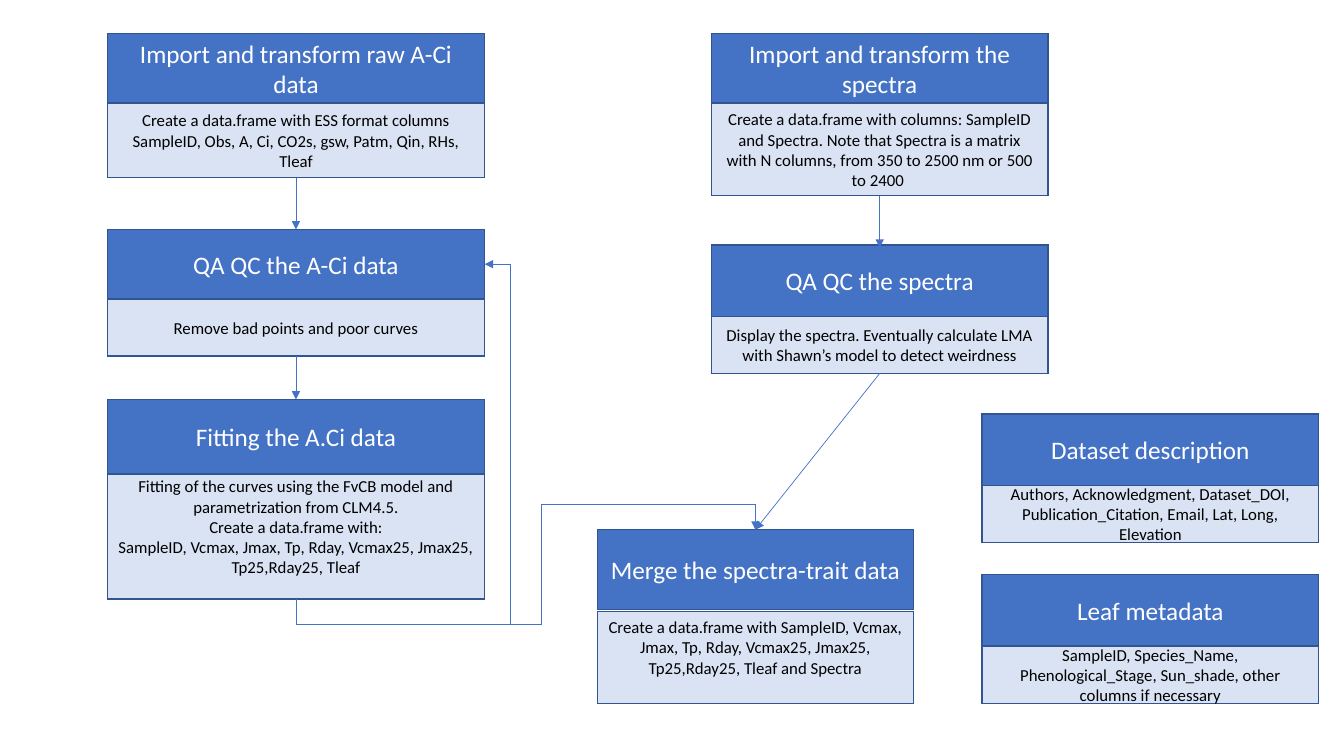
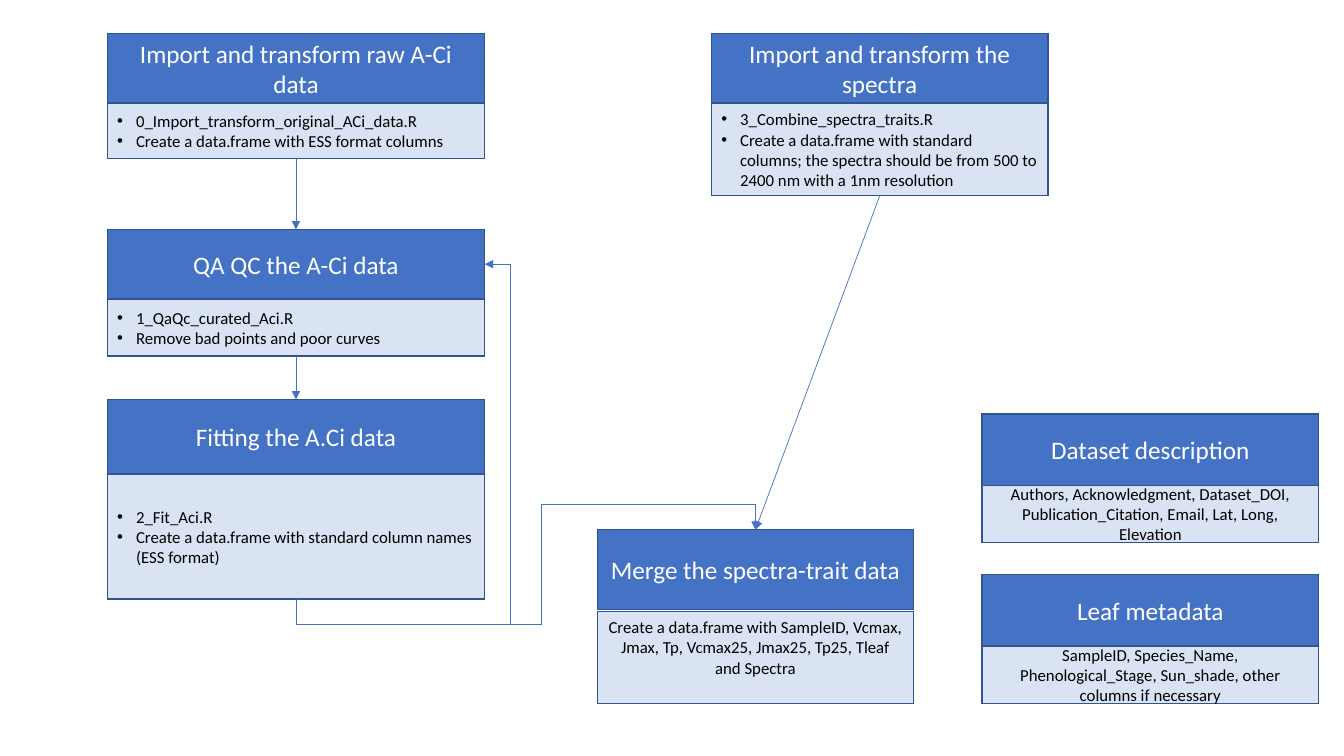
Before and after one commit to plantphys/gsti, a slide deck: slide 1 of Overal_data_curation.pptx. Drawn at 1344x756 pixels with LibreOffice and Linux fonts; fonts in the diff are those of the drawing. Boxes give left, top, right and bottom in pixels: in the first picture for what was removed or moved away, otherwise in the second. Text is boxed around its words. In the diff, an @@ line names an element or a change of style, - is before the commit and + after.

Commit message:
Updating data curation pdf

```diff
--- a/Overal_data_curation.pptx
+++ b/Overal_data_curation.pptx
@@ rectangle "0_Import_transform_original_ACi_data.R" resized from (x1=107, y1=103, x2=485, y2=177) to (x1=107, y1=103, x2=485, y2=158) @@
@@ text in rectangle at (x1=136, y1=115, x2=417, y2=130): paragraph added @@
+• 0_Import_transform_original_ACi_data.R
@@ text in rectangle at (x1=740, y1=113, x2=1036, y2=186): text changed @@
-Create a data.frame with columns: SampleID and Spectra. Note that Spectra is a matrix with N columns, from 350 to 2500 nm or 500 to 2400
+• 3_Combine_spectra_traits.R
+• Create a data.frame with standard columns; the spectra should be from 500 to 2400 nm with a 1nm resolution
@@ text in rectangle at (x1=133, y1=135, x2=458, y2=167): paragraph removed @@
-SampleID, Obs, A, Ci, CO2s, gsw, Patm, Qin, RHs, Tleaf
@@ text in rectangle at (x1=136, y1=135, x2=443, y2=147): alignment centre to left; bullet none to • @@
@@ arrow moved from (296, 177) - (296, 230) to (296, 158) - (296, 230) @@
@@ arrow moved from (880, 196) - (880, 248) to (880, 196) - (755, 530) @@
@@ rectangle removed at (x1=712, y1=245, x2=1049, y2=317) @@
-QA QC the spectra
@@ text in rectangle at (x1=136, y1=312, x2=293, y2=327): paragraph added @@
+• 1_QaQc_curated_Aci.R
@@ rectangle removed at (x1=712, y1=317, x2=1049, y2=374) @@
-Display the spectra. Eventually calculate LMA with Shawn’s model to detect weirdness
@@ text in rectangle at (x1=136, y1=332, x2=380, y2=347): alignment centre to left; bullet none to • @@
@@ arrow removed from (880, 374) to (755, 530) @@
@@ text in rectangle at (x1=136, y1=511, x2=472, y2=565): text changed @@
-Fitting of the curves using the FvCB model and parametrization from CLM4.5.
-Create a data.frame with:
-SampleID, Vcmax, Jmax, Tp, Rday, Vcmax25, Jmax25, Tp25,Rday25, Tleaf
+• 2_Fit_Aci.R
+• Create a data.frame with standard column names (ESS format)
@@ text in rectangle at (x1=609, y1=621, x2=901, y2=677): text changed @@
-Create a data.frame with SampleID, Vcmax, Jmax, Tp, Rday, Vcmax25, Jmax25, Tp25,Rday25, Tleaf and Spectra
+Create a data.frame with SampleID, Vcmax, Jmax, Tp, Vcmax25, Jmax25, Tp25, Tleaf and Spectra
```
Also in this commit, not shown: 1 other file.
